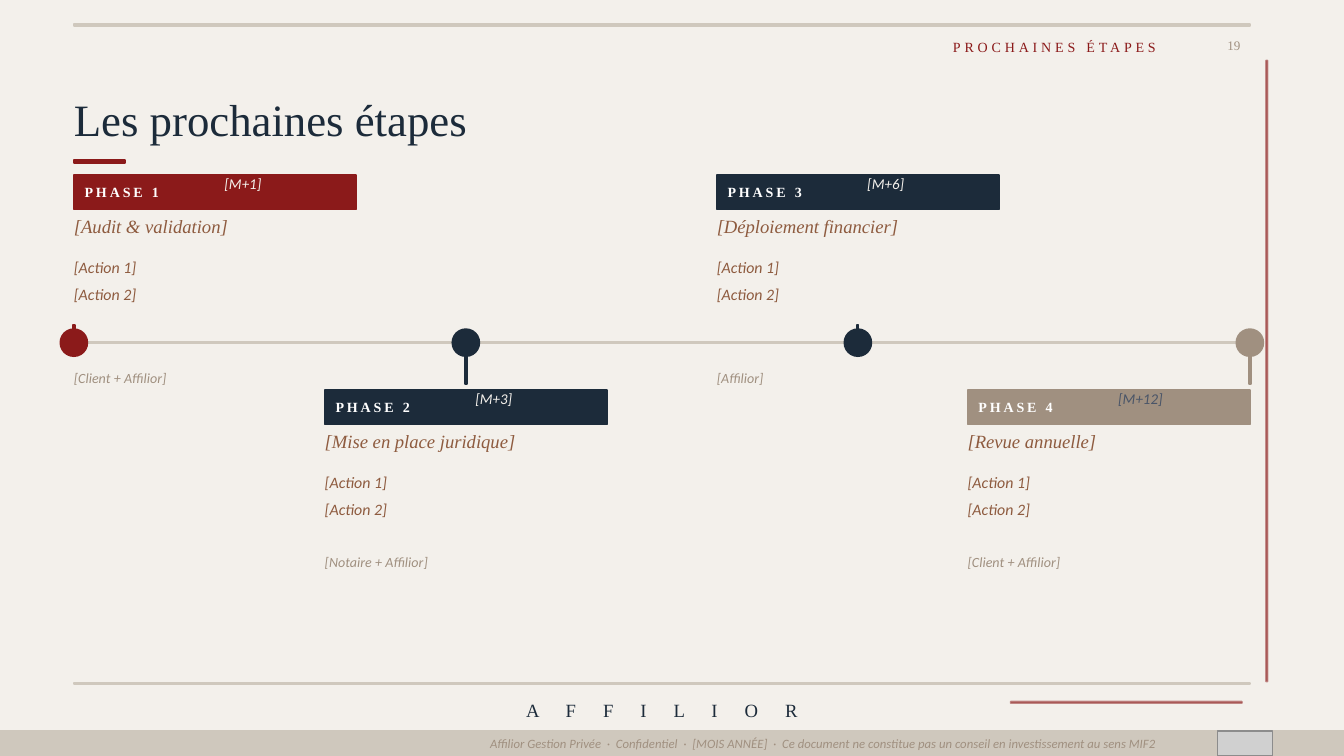
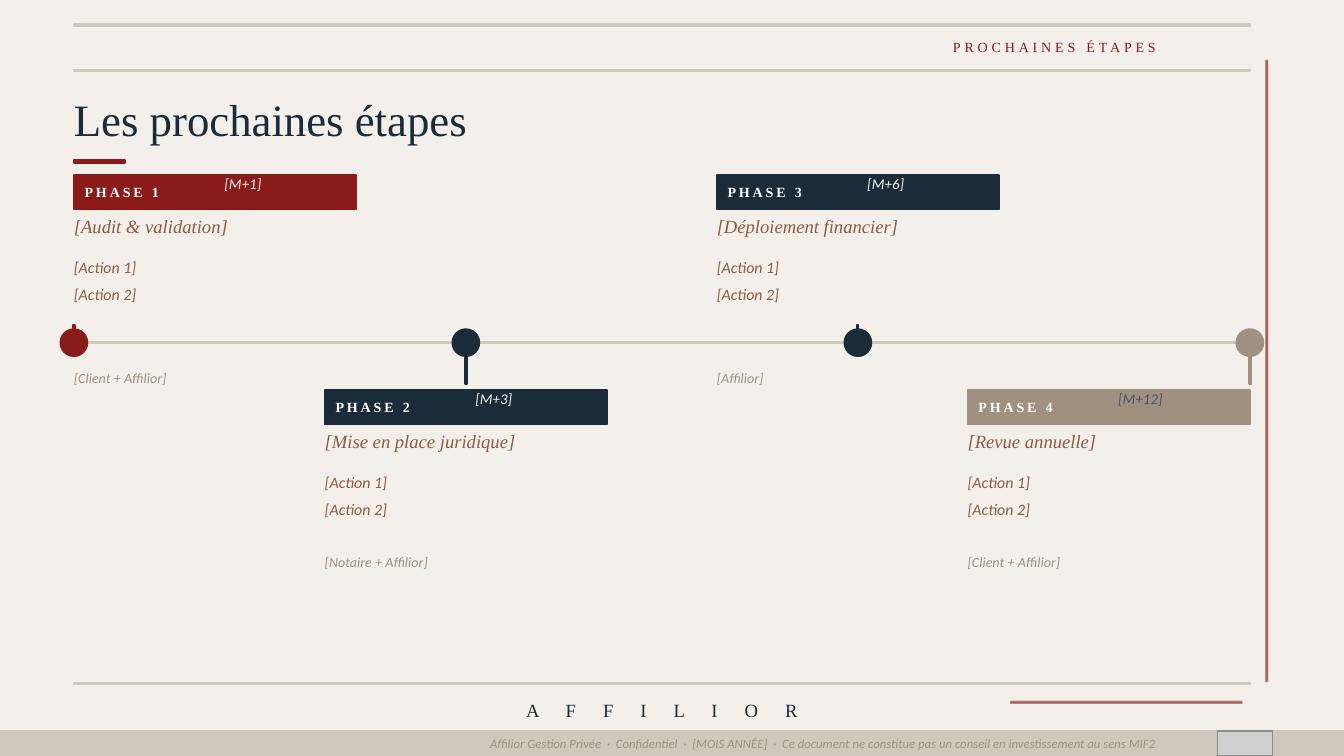
Before and after one commit to fififi1717/mkgt, a slide deck: slide 16 of Cans_Mstr.pptx. Drawn at 1344x756 pixels with LibreOffice and Linux fonts; fonts in the diff are those of the drawing; grey boxes stand for pictures. Boxes give left, top, right and bottom in pixels: in the first picture for what was removed or moved away, otherwise in the second. Text is boxed around its words. In the diff, an @@ line names an element or a change of style, - is before the commit and + after.

```diff
--- a/Cans_Mstr.pptx
+++ b/Cans_Mstr.pptx
@@ text removed at bbox=[1227, 41, 1240, 50] @@
-19
@@ rectangle added at bbox=[74, 70, 1250, 71], fill #CFC8BD, outline #CFC8BD 1 pt @@
```
Also in this commit, not shown: 13 other slides changed, 3 other files.
